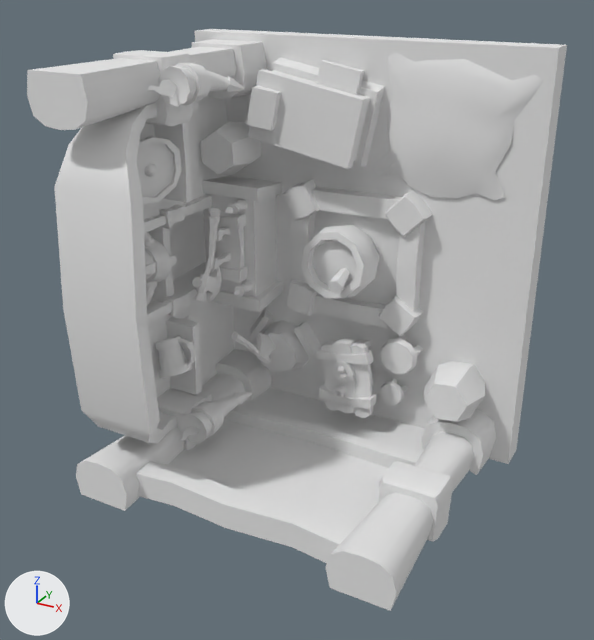
A saved change to the OBJ model models/Viking Room/Viking Room.obj.
Both versions are drawn from a 50 mm lens placed at (1.3, -2.63, 0.98), pointed at (0.1, -0.45, -0.1). The lights are fixed; the arrows at lower left show +X, +Y and +Z. The older version comes first. Where no turn or scale is listed for an object, it has been applied to the vertices.

The first picture shows 'mesh_all1_Texture1_0'.
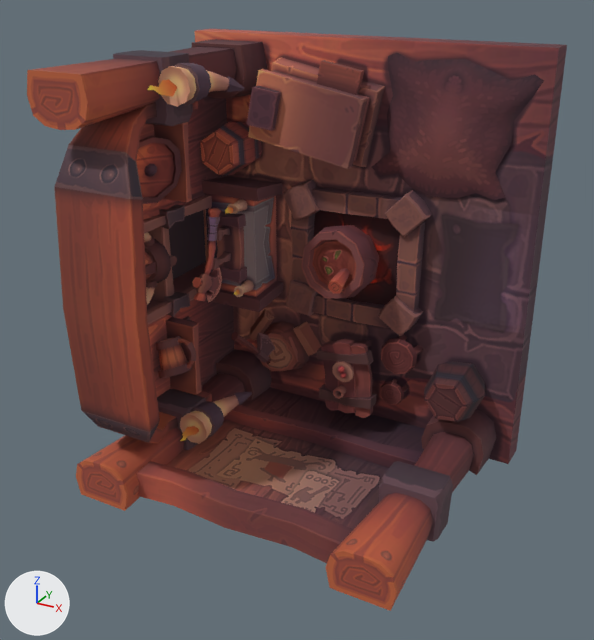
Where the change shows, as pixel boxes [x1, y1, x2, y2] in the pictures (594 x 640 px):
'mesh_all1_Texture1_0', recoloured (white to brown)
    both: [27, 29, 567, 611]

The change in detail:
Picture 'Material_3.png' (img_material_3_png) is new.
Material 'Material_3' (mat_material_3) is new.
Its texture is img_material_3_png.
Its roughness is 0.859.
me_mesh_all1_texture1_0 has 2554 vertices, 3828 faces and spans x -0.585..0.742, y -0.925..0.108, z -0.721..0.74.
me_mesh_all1_texture1_0 no longer uses material mat_texture1 (white #e7e7e7).
me_mesh_all1_texture1_0 gains material mat_material_3 (picture img_material_3_png).
